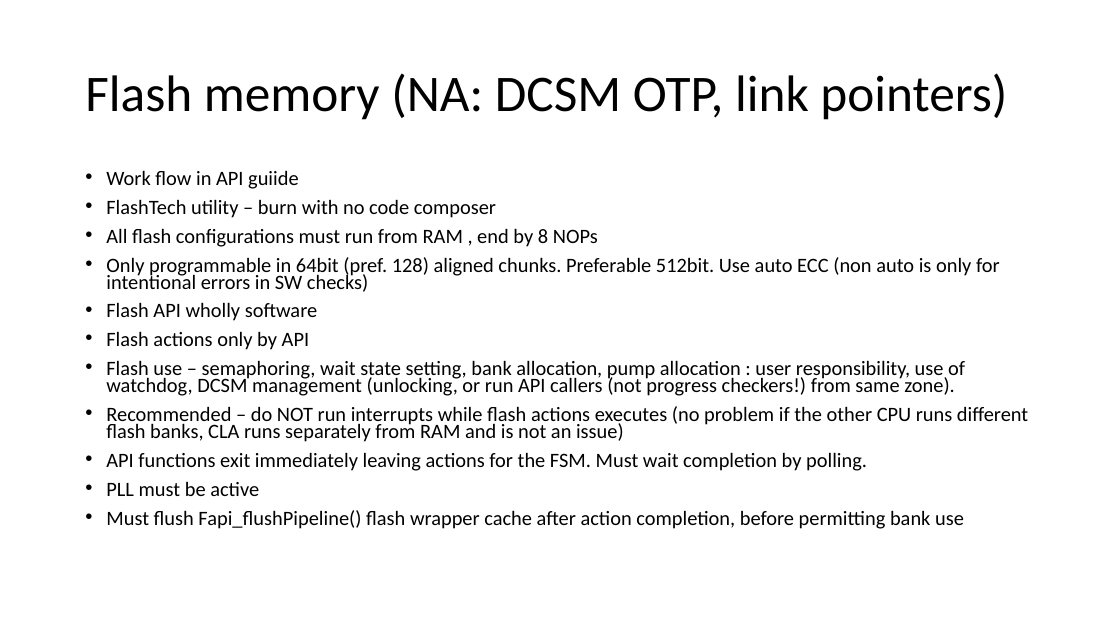
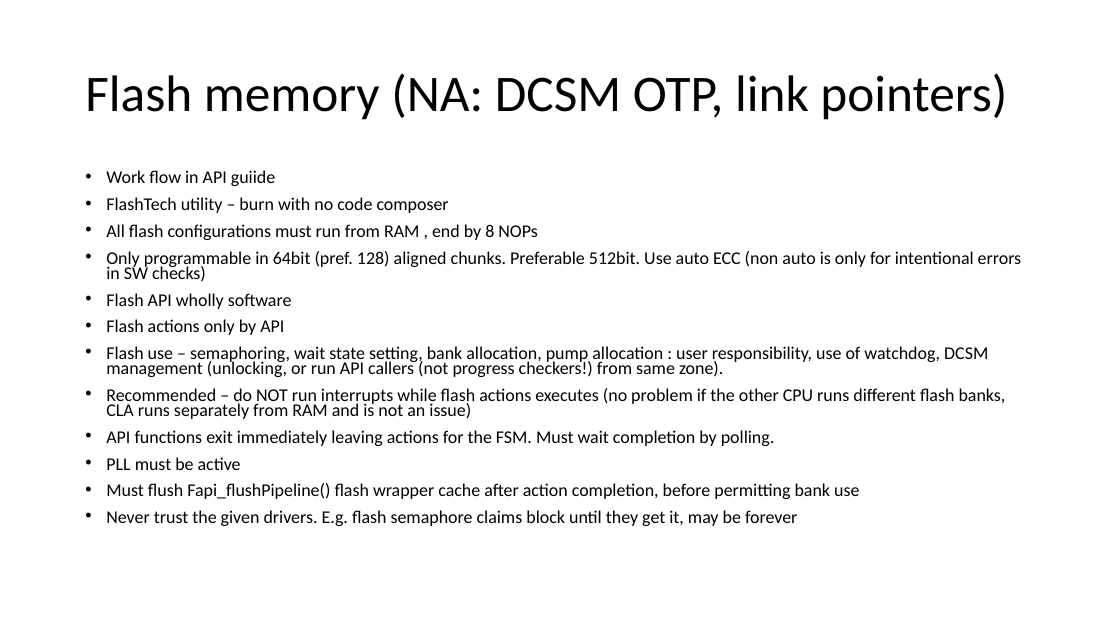
Before and after one commit to yahalit/Sensorless, a slide deck: slide 5 of 28P650.pptx (slide 4 before the commit). Drawn at 1120x630 pixels with LibreOffice and Linux fonts; fonts in the diff are those of the drawing. Boxes give left, top, right and bottom in pixels: in the first picture for what was removed or moved away, otherwise in the second. Text is boxed around its words. In the diff, an @@ line names an element or a change of style, - is before the commit and + after.

```diff
--- a/28P650.pptx
+++ b/28P650.pptx
@@ text at (x1=106, y1=170, x2=1021, y2=499): size 17.5 to 15.4 pt @@
@@ text at (x1=106, y1=510, x2=797, y2=526): paragraph added @@
+• Never trust the given drivers. E.g. flash semaphore claims block until they get it, may be forever
```
Also in this commit, not shown: 1 other slide changed, 1 slide added, 23 other files.
